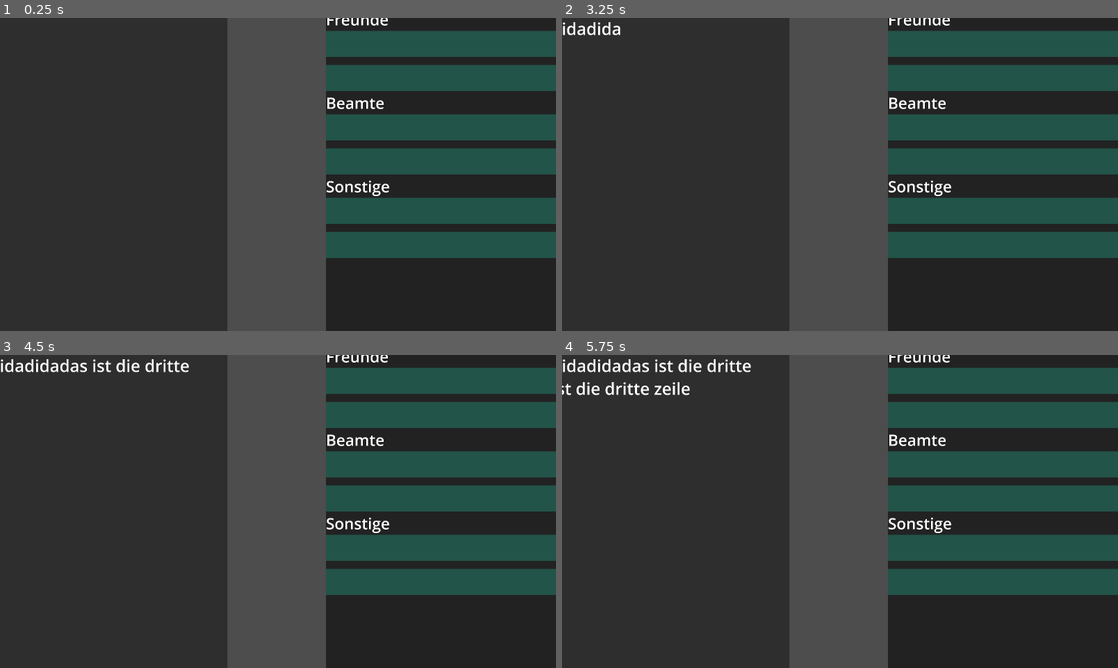
Above: before the commit, frames 1-4 (two rows, left to right).
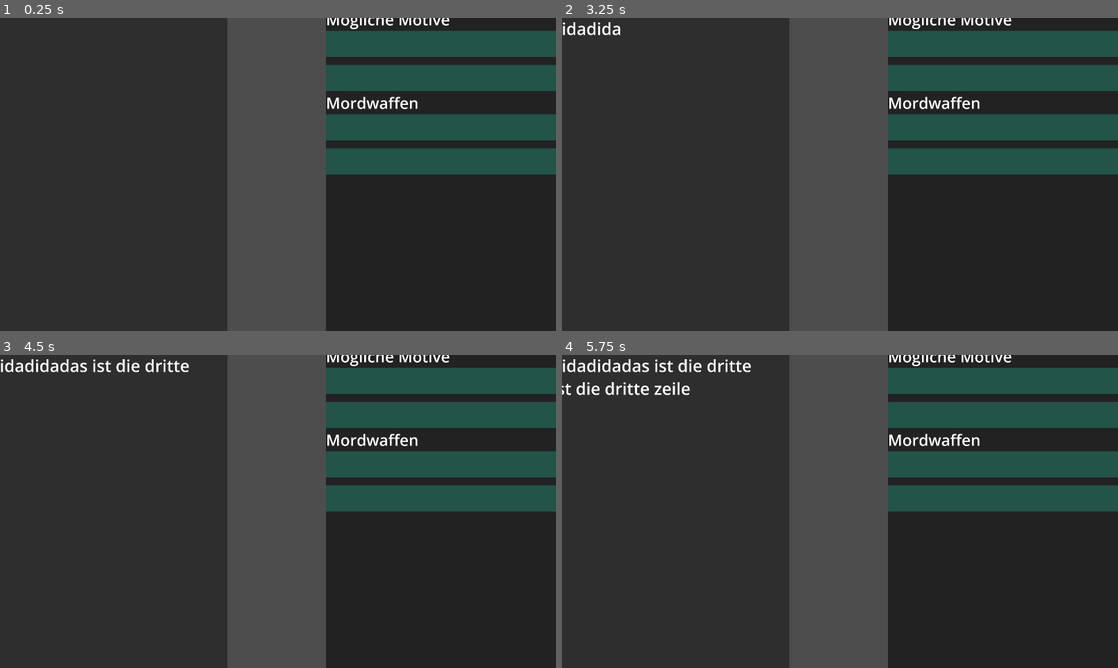
Above: after the commit, the same moments.

Repository: StefanLewin/LastCall
Game: Godot game, scene res://scenes/game.tscn
Two runs of this game, one before a commit and one after it. Both use one fixed random seed, a clock stepped at 60 frames per second and the inputs below.
Inputs (mouse positions are in pixels of both pictures, inside the frame that each line leads up to):
- Up to frame 1 (0.25 s): no input
- Up to frame 2 (3.25 s): tap Enter (ui_accept) at 0.5, 0.77, 1.25, 1.52, 2, 2.75, 3.02 s; move the mouse to (1084, 168) at 0.52 s; click (1084, 168) at 0.67 s; move the mouse to (728, 190) at 1.27 s; click (728, 190) at 1.42 s; move the mouse to (895, 105) at 2.02 s; click (895, 105) at 2.17 s; move the mouse to (812, 237) at 2.77 s; click (812, 237) at 2.92 s
- Up to frame 3 (4.5 s): tap Enter (ui_accept) at 3.5, 3.77, 4.25 s; move the mouse to (444, 558) at 3.52 s; click (444, 558) at 3.67 s; move the mouse to (111, 464) at 4.27 s; click (111, 464) at 4.42 s
- Up to frame 4 (5.75 s): tap Enter (ui_accept) at 4.52 s; move the mouse to (867, 511) at 5.02 s; click (867, 511) at 5.17 s

The runs differ from the first frame. In frame 1, 7.8% of the frame differs, in the area x 58-100%, y 0-77%; in frame 2, 7.8%; in frame 3, 7.8%; in frame 4, 7.8%.

Commit message:
Create Database and types
Create a database, which holds all characters, weapons, motives, and places. These are stored in json and being serialized in class objects. Entry point for these is the database_access_manager

Diff:
--- /dev/null
+++ b/assets/json/database.json
@@ -0,0 +1,44 @@
+{
+	"characters": [
+		{
+			"id": 101,
+			"name": "Stefan",
+			"relation": "0"
+		},
+		{
+			"id": 102,
+			"name": "Maria",
+			"relation": "1"
+		},
+	],
+	"weapons": [
+		{
+			"id": 201,
+			"name": "knife"
+		},
+		{
+			"id": 202,
+			"name": "pistol"
+		}
+	],
+	"motives": [
+		{
+			"id": 301,
+			"name": "jealousy"
+		},
+		{
+			"id": 302,
+			"name": "money"
+		}
+	],
+	"places": [
+		{
+			"id": 401,
+			"name": "park"
+		},
+		{
+			"id": 402,
+			"name": "suburbs"
+		}
+	]
+}
--- a/assets/json/example.json
+++ b/assets/json/example.json
@@ -1,31 +1,30 @@
 {
 	"character": {
-	  "id": 1,
-	  "name": "Marcus Steel",
-	  "phoneCalls": [
-		{
-		  "callId": 101,
-		  "from": "Sarah",
-		  "time": "2025-08-24T15:30:00Z",
-		  "transcript": [
-			"Ich habe heute mit [url=Maria] Maria [/url]  gesprochen. ",
-			"ladidadida",
-			"das ist die dritte zeile"
-			]
-		},
-		{
-			"callId": 102,
-			"from": "Paul",
-			"time": "2025-08-24T15:30:00Z",
-			"transcript": "Lorem ipsum..."
-		  },
-		  {
-			"callId": 103,
-			"from": "Jessica",
-			"time": "2025-08-24T15:30:00Z",
-			"transcript": "Lorem ipsum..."
-		  }
-
-	  ]
+		"id": 1.0,
+		"name": "Marcus Steel",
+		"phoneCalls": [
+			{
+				"callId": 101.0,
+				"from": "Sarah",
+				"time": "2025-08-24T15:30:00Z",
+				"transcript": [
+					"Ich habe heute mit [url=Maria] Maria [/url]  gesprochen. ",
+					"ladidadida",
+					"das ist die dritte zeile"
+				]
+			},
+			{
+				"callId": 102.0,
+				"from": "Paul",
+				"time": "2025-08-24T15:30:00Z",
+				"transcript": "Lorem ipsum..."
+			},
+			{
+				"callId": 103.0,
+				"from": "Jessica",
+				"time": "2025-08-24T15:30:00Z",
+				"transcript": "Lorem ipsum..."
+			}
+		]
 	}
-  }
+}
--- /dev/null
+++ b/manager/database_access_manager.gd
@@ -0,0 +1,60 @@
+class_name DatabaseAccessManager
+extends Node
+@export_file("*json") var database_file: String
+@export var db_dict := {}
+
+var characters : Array[Person]:
+	get: return characters
+var weapons : Array[Note]:
+	get: return weapons
+var motives : Array[Note]:
+	get: return motives
+var places : Array[Note]:
+	get: return places
+
+# Called when the node enters the scene tree for the first time.
+func _ready() -> void:
+	db_dict = load_call_text()
+	getPersons()
+	getWeapons()
+	getMotives()
+	getPlaces()
+
+func load_call_text():
+	if FileAccess.file_exists(database_file):
+		var file = FileAccess.open(database_file, FileAccess.READ)
+		var test_json_conv = JSON.new()
+		test_json_conv.parse(file.get_as_text())
+		return test_json_conv.get_data()
+
+func getPersons():
+	var persons = db_dict["characters"]
+	var temp
+	for p in persons:
+		temp = Person.new(int(p["id"]), p["name"], int(p["relation"]))
+		characters.append(temp)
+	print(characters)
+
+func getWeapons():
+	var note = db_dict["weapons"]
+	var temp
+	for p in note:
+		temp = Note.new(int(p["id"]), p["name"])
+		weapons.append(temp)
+	print(weapons)
+
+func getMotives():
+	var note = db_dict["motives"]
+	var temp
+	for p in note:
+		temp = Note.new(int(p["id"]), p["name"])
+		motives.append(temp)
+	print(motives)
+
+func getPlaces():
+	var note = db_dict["places"]
+	var temp
+	for p in note:
+		temp = Note.new(int(p["id"]), p["name"])
+		places.append(temp)
+	print(places)
--- a/project.godot
+++ b/project.godot
@@ -17,7 +17,8 @@
 
 [autoload]
 
-GameManager="*res://scripts/game_manager.gd"
+GameManager="*res://manager/game_manager.gd"
+Globals="*res://types/globals.gd"
 
 [display]
 
--- a/scenes/game.tscn
+++ b/scenes/game.tscn
@@ -1,7 +1,8 @@
-[gd_scene load_steps=4 format=3 uid="uid://co6ga8o57gbpp"]
+[gd_scene load_steps=5 format=3 uid="uid://co6ga8o57gbpp"]
 
 [ext_resource type="PackedScene" uid="uid://capa8f5hs0iv7" path="res://scenes/transcript.tscn" id="1_80nbo"]
-[ext_resource type="Script" uid="uid://05i7xii1pmlj" path="res://scripts/game_manager.gd" id="1_lnu2h"]
+[ext_resource type="Script" uid="uid://05i7xii1pmlj" path="res://manager/game_manager.gd" id="1_lnu2h"]
+[ext_resource type="Script" uid="uid://djqfpvxfrs6p3" path="res://manager/database_access_manager.gd" id="2_lbhrr"]
 [ext_resource type="PackedScene" uid="uid://dtygpitmw4tm8" path="res://scenes/notepad.tscn" id="2_yqjtg"]
 
 [node name="Game" type="Node2D"]
@@ -9,6 +10,11 @@
 [node name="GameManager" type="Node" parent="."]
 unique_name_in_owner = true
 script = ExtResource("1_lnu2h")
+
+[node name="DatabaseAccessManager" type="Node" parent="."]
+script = ExtResource("2_lbhrr")
+database_file = "res://assets/json/database.json"
+metadata/_custom_type_script = "uid://djqfpvxfrs6p3"
 
 [node name="Camera2D" type="Camera2D" parent="."]
 zoom = Vector2(0.3, 0.3)
--- a/scenes/notepad.tscn
+++ b/scenes/notepad.tscn
@@ -29,9 +29,10 @@
 grow_vertical = 2
 theme_override_font_sizes/font_size = 40
 tab_alignment = 2
-current_tab = 0
+current_tab = 1
 
 [node name="Personen" type="VBoxContainer" parent="Panel/TabContainer"]
+visible = false
 layout_mode = 2
 metadata/_tab_index = 0
 
@@ -116,7 +117,6 @@
 layout_mode = 2
 
 [node name="Notizen" type="VBoxContainer" parent="Panel/TabContainer"]
-visible = false
 layout_mode = 2
 metadata/_tab_index = 1
 
--- /dev/null
+++ b/types/globals.gd
@@ -0,0 +1,4 @@
+extends Node
+
+
+enum Relationship { FRIEND, FAMILY, OFFICIAL, MISC }
--- /dev/null
+++ b/types/note.gd
@@ -0,0 +1,19 @@
+extends RefCounted
+class_name Note
+
+var ID : int:
+	get:
+		return ID
+
+var NoteName : String:
+	get:
+		return NoteName
+
+
+func _init(id: int, name: String):
+	self.ID = id
+	self.NoteName = name
+
+
+func _to_string() -> String:
+	return "Note(id=%d, name=%s)" % [ID, NoteName]
--- /dev/null
+++ b/types/person.gd
@@ -0,0 +1,25 @@
+extends RefCounted
+class_name Person
+
+var ID : int:
+	get:
+		return ID
+
+var PersonName : String:
+	get:
+		return PersonName
+
+
+var Relation : Globals.Relationship:
+	get:
+		return Relation
+
+func _init(id: int, name: String, relation: Globals.Relationship):
+	self.ID = id
+	self.PersonName = name
+	self.Relation = relation
+
+
+func _to_string() -> String:
+	var rel_name = Globals.Relationship.keys()[Relation]
+	return "Person(id=%d, name=%s, relation=%s)" % [ID, PersonName, rel_name]
Not shown, added: manager/database_access_manager.gd.uid
Renamed: scripts/game_manager.gd -> manager/game_manager.gd
Renamed: scripts/game_manager.gd.uid -> manager/game_manager.gd.uid
Not shown, added: types/globals.gd.uid
Not shown, added: types/note.gd.uid
Not shown, added: types/person.gd.uid
